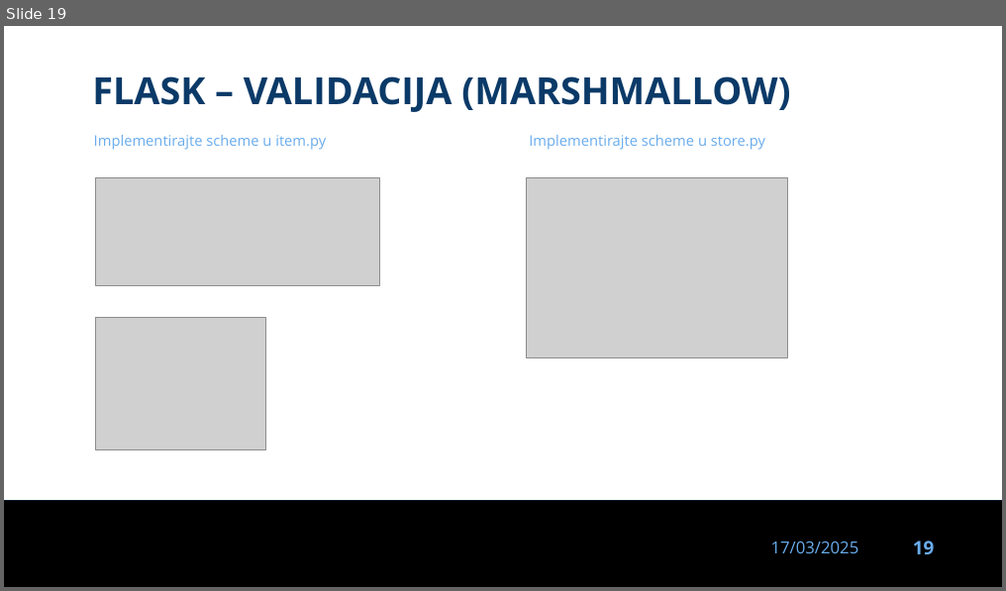
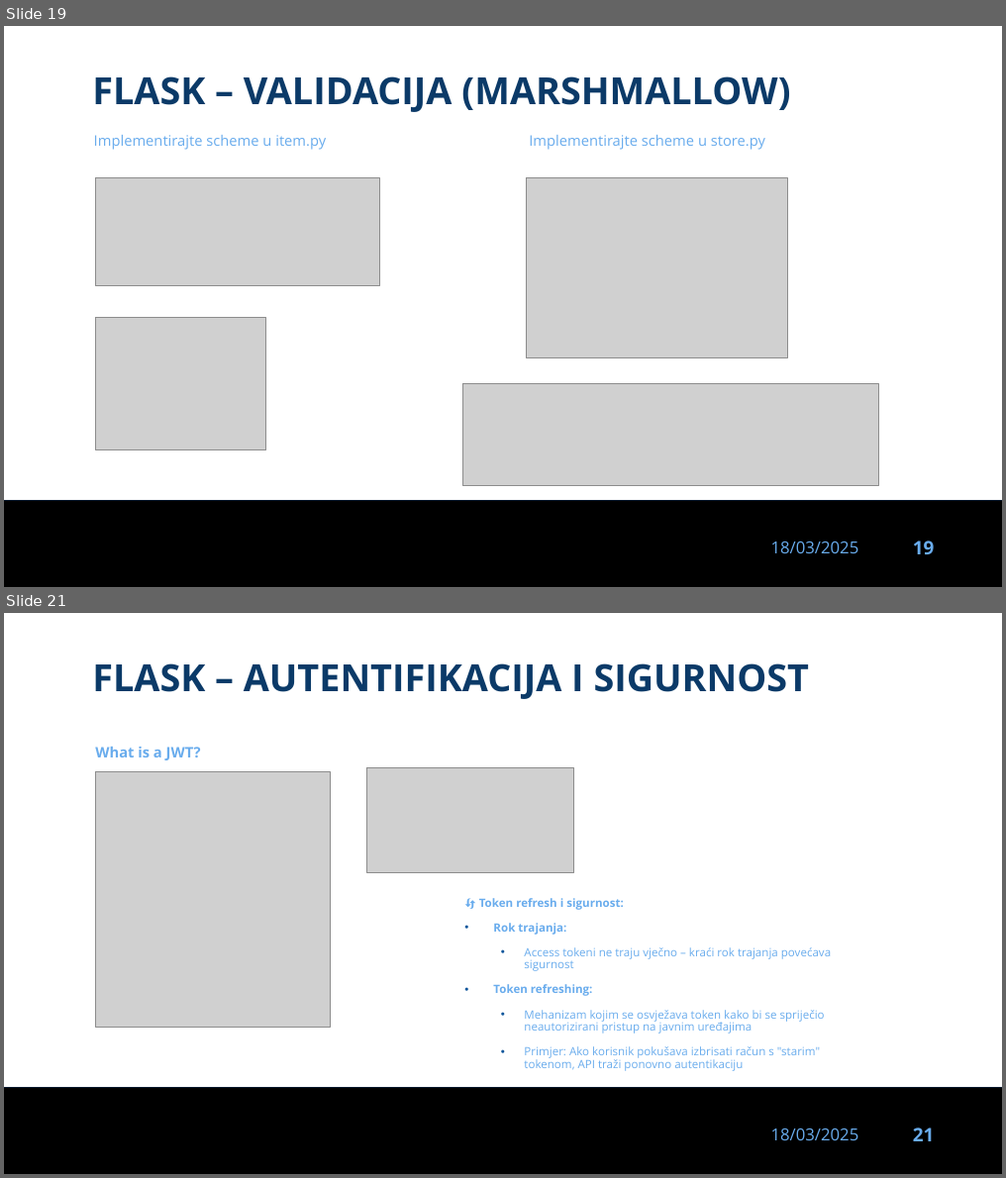
Before and after one commit to dinoDuvnjak/CTK, a slide deck: Bootcamp/flask/flask.pptx. Shown one above the other, each under a label of ours: slide 19 before the commit, slides 19 and 21 after it; the slides between them are not shown. The pictures are 1006x591 and 1006x1178 pixels, drawn with LibreOffice and Linux fonts; fonts in the diff are those of the drawing; grey boxes stand for pictures; background and template pictures are left out. Boxes give left, top, right and bottom in pixels: in the first picture for what was removed or moved away, otherwise in the second. Text is boxed around its words. In the diff, an @@ line names an element or a change of style, - is before the commit and + after.

Commit message:
flask auth

```diff
--- a/Bootcamp/flask/flask.pptx
+++ b/Bootcamp/flask/flask.pptx
@@ slide 21 added at bbox=[4, 613, 1002, 1174], background #FFFFFF; not listed: 3 template elements that a slide beside it also shows @@
@@ text added at bbox=[92, 663, 810, 699], 36 pt, text #0B3A68, bold @@
+FLASK – AUTENTIFIKACIJA I SIGURNOST
@@ text added at bbox=[95, 747, 201, 761], 14 pt, text #69ACED, bold @@
+What is a JWT?
@@ picture added at bbox=[95, 771, 331, 1027] @@
@@ picture added at bbox=[367, 767, 573, 872] @@
@@ text added at bbox=[479, 898, 831, 1071], 11 pt, text #69ACED @@
+🔄 Token refresh i sigurnost:
+• Rok trajanja:
+  • Access tokeni ne traju vječno – kraći rok trajanja povećava sigurnost
+• Token refreshing:
+  • Mehanizam kojim se osvježava token kako bi se spriječio neautorizirani pristup na javnim uređajima
+  • Primjer: Ako korisnik pokušava izbrisati račun s "starim" tokenom, API traži ponovno autentikaciju
@@ slide 19 changed as well @@
@@ picture added at bbox=[463, 383, 878, 485] @@
@@ text at bbox=[771, 542, 859, 554]: text changed @@
-17/03/2025
+18/03/2025
```
Also in this commit, not shown: 18 other slides changed, 4 other slides added, 13 other files.
